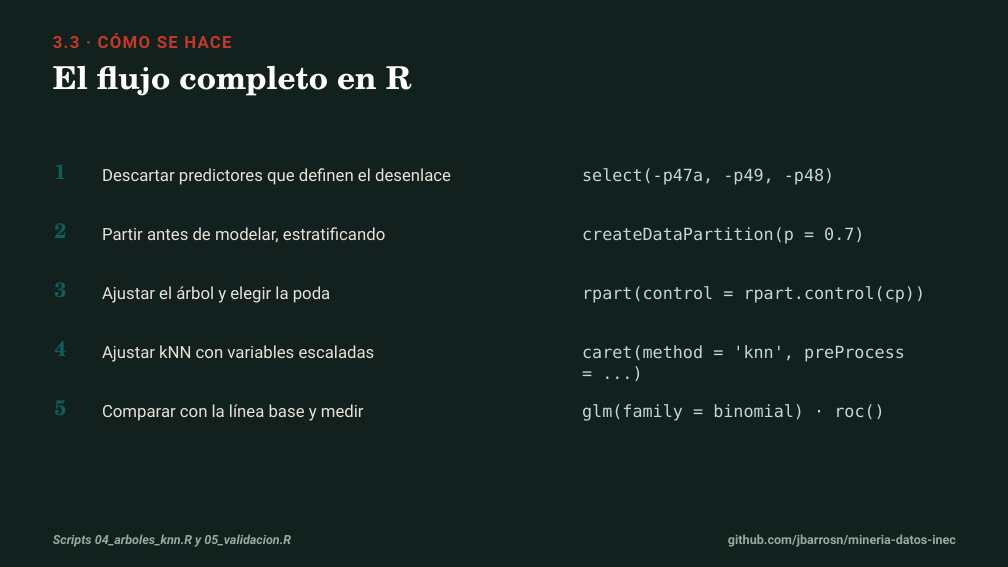
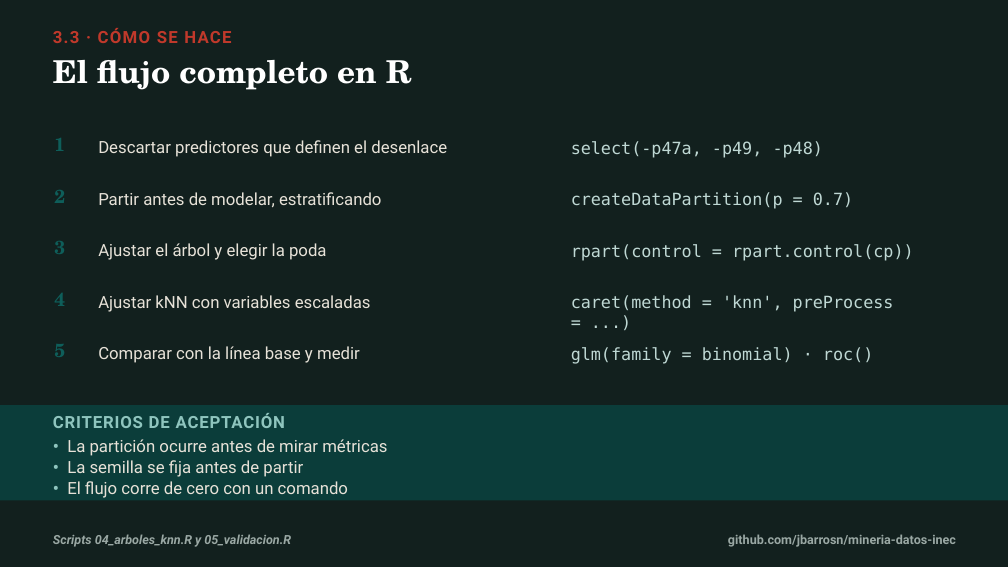
Before and after one commit to jbarrosn/mineria-datos-inec, a slide deck: slide 10 of docs/diapositivas/03_aprendizaje_automatico.pptx. Drawn at 1008x567 pixels with LibreOffice and Linux fonts; fonts in the diff are those of the drawing. Boxes give left, top, right and bottom in pixels: in the first picture for what was removed or moved away, otherwise in the second. Text is boxed around its words. In the diff, an @@ line names an element or a change of style, - is before the commit and + after.

Commit message:
Agrega criterios de aceptacion a cada lamina y reajusta la retícula

```diff
--- a/docs/diapositivas/03_aprendizaje_automatico.pptx
+++ b/docs/diapositivas/03_aprendizaje_automatico.pptx
@@ text "3.3 · CÓMO SE HACE": place and size @@
-text "3.3 · CÓMO SE HACE" at <box>53,33,231,48</box>
+text "3.3 · CÓMO SE HACE" at <box>53,28,231,43</box>
@@ text "El flujo completo en R": place and size @@
-text "El flujo completo en R" at <box>53,66,412,96</box>
+text "El flujo completo en R" at <box>53,60,412,90</box>
@@ text "1": place and size @@
-text "1" at <box>54,164,66,179</box>
+text "1" at <box>54,138,65,151</box>
@@ text "Descartar predictores que definen el ...": place and size @@
-text "Descartar predictores que definen el ..." at <box>102,168,451,185</box>
+text "Descartar predictores que definen el ..." at <box>98,140,447,157</box>
@@ text "select(-p47a, -p49, -p48)": place and size @@
-text "select(-p47a, -p49, -p48)" at <box>582,168,834,185</box>
+text "select(-p47a, -p49, -p48)" at <box>571,141,823,158</box>
@@ text "2": place and size @@
-text "2" at <box>54,223,66,238</box>
+text "2" at <box>54,190,65,203</box>
@@ text "Partir antes de modelar, estratificando": place and size @@
-text "Partir antes de modelar, estratificando" at <box>102,227,385,242</box>
+text "Partir antes de modelar, estratificando" at <box>98,192,381,207</box>
@@ text "createDataPartition(p = 0.7)": place and size @@
-text "createDataPartition(p = 0.7)" at <box>582,227,864,244</box>
+text "createDataPartition(p = 0.7)" at <box>571,192,853,209</box>
@@ text "3": place and size @@
-text "3" at <box>54,282,66,297</box>
+text "3" at <box>54,241,65,254</box>
@@ text "Ajustar el árbol y elegir ...": place and size @@
-text "Ajustar el árbol y elegir ..." at <box>102,286,331,303</box>
+text "Ajustar el árbol y elegir ..." at <box>98,243,327,260</box>
@@ text "rpart(control = rpart.control(cp))": place and size @@
-text "rpart(control = rpart.control(cp))" at <box>582,286,926,303</box>
+text "rpart(control = rpart.control(cp))" at <box>571,244,914,261</box>
@@ text "4": place and size @@
-text "4" at <box>54,341,66,356</box>
+text "4" at <box>54,293,65,306</box>
@@ text "Ajustar kNN con variables escaladas": place and size @@
-text "Ajustar kNN con variables escaladas" at <box>102,345,375,362</box>
+text "Ajustar kNN con variables escaladas" at <box>98,295,371,312</box>
@@ text "caret(method = 'knn', preProcess = ...": place and size @@
-text "caret(method = 'knn', preProcess = ..." at <box>582,345,905,362</box>
+text "caret(method = 'knn', preProcess = ..." at <box>571,295,894,312</box>
@@ size 20 to 18 pt in 5 elements at <box>54,138,65,151</box>, <box>54,190,65,203</box>, <box>54,241,65,254</box>, <box>54,293,65,306</box>, <box>54,344,65,357</box> @@
@@ text "5": place and size @@
-text "5" at <box>54,400,66,415</box>
+text "5" at <box>54,344,65,357</box>
@@ line spacing 1.1 to 1.05 in 5 elements at <box>98,140,447,157</box>, <box>98,192,381,207</box>, <box>98,243,327,260</box>, <box>98,295,371,312</box>, <box>98,346,360,363</box> @@
@@ text "Comparar con la línea base ...": place and size @@
-text "Comparar con la línea base ..." at <box>102,404,364,421</box>
+text "Comparar con la línea base ..." at <box>98,346,360,363</box>
@@ line spacing 1.05 to 1 in 5 elements at <box>571,141,823,158</box>, <box>571,192,853,209</box>, <box>571,244,914,261</box>, <box>571,295,894,312</box>, <box>571,347,873,364</box> @@
@@ text "glm(family = binomial) · roc()": place and size @@
-text "glm(family = binomial) · roc()" at <box>582,404,884,421</box>
+text "glm(family = binomial) · roc()" at <box>571,347,873,364</box>
@@ rectangle added at <box>0,405,1008,501</box>, fill #0B3D3A @@
@@ text added at <box>53,413,285,428</box>, 16 pt, text #8FC5BE, bold @@
+CRITERIOS DE ACEPTACIÓN
@@ text added at <box>67,439,387,498</box>, 16 pt, text #E7E2D8 @@
+• La partición ocurre antes de mirar métricas
+• La semilla se fija antes de partir
+• El flujo corre de cero con un comando
```
Also in this commit, not shown: 12 other slides changed, 9 other files.
